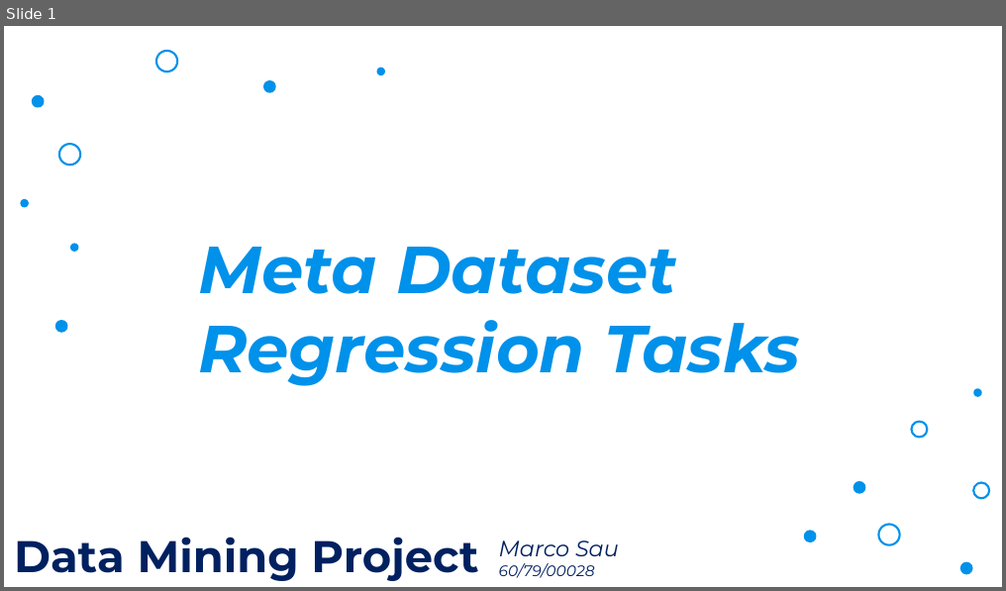
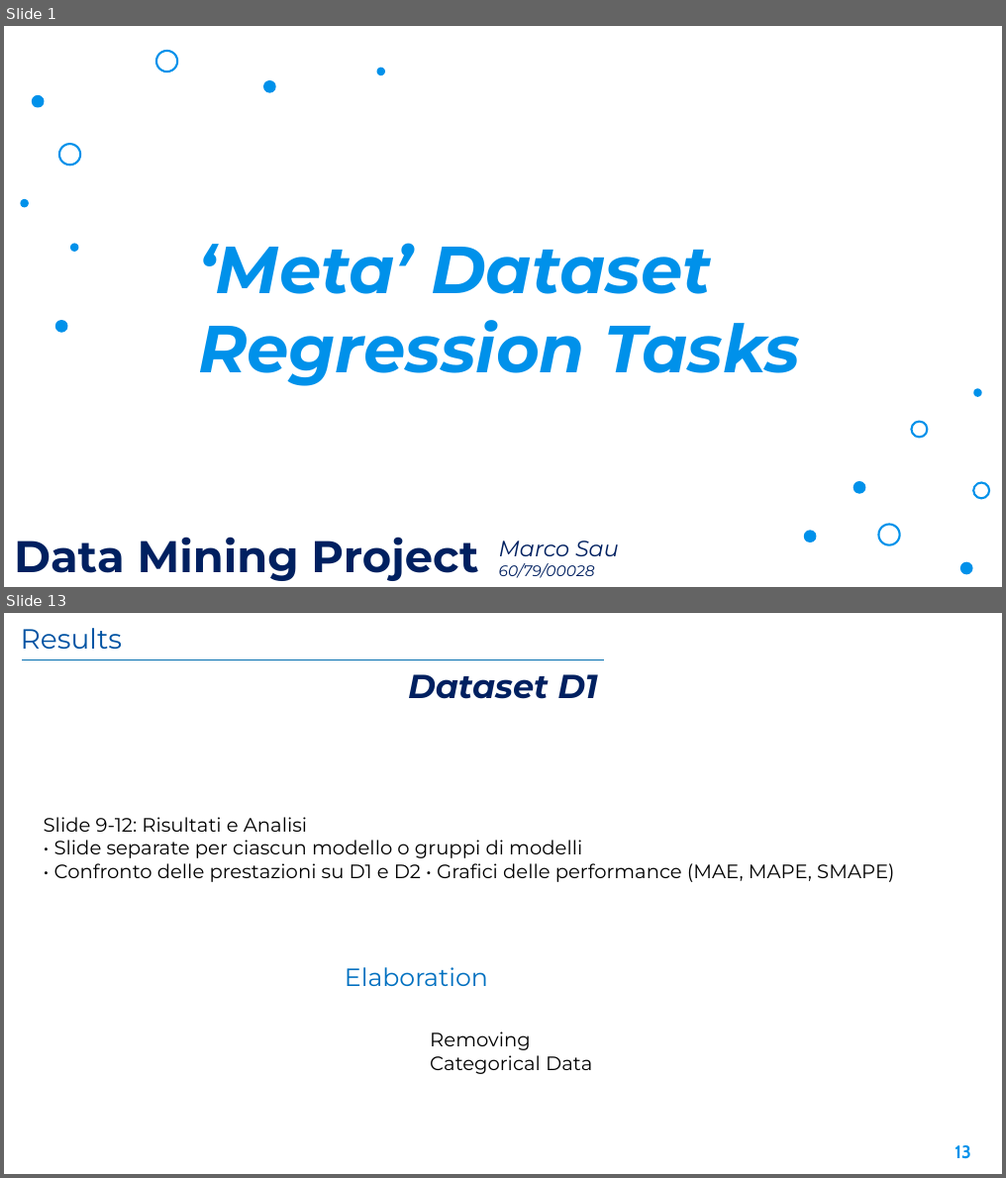
Before and after one commit to Marco-Sau/Meta-Dataset-Regression, a slide deck: Docs/Presentation.pptx. Shown one above the other, each under a label of ours: slide 1 before the commit, slides 1 and 13 after it; the slides between them are not shown. The pictures are 1006x591 and 1006x1178 pixels, drawn with LibreOffice and Linux fonts; fonts in the diff are those of the drawing; background and template pictures are left out. Boxes give left, top, right and bottom in pixels: in the first picture for what was removed or moved away, otherwise in the second. Text is boxed around its words. In the diff, an @@ line names an element or a change of style, - is before the commit and + after.

```diff
--- a/Docs/Presentation.pptx
+++ b/Docs/Presentation.pptx
@@ slide 13 added at (4,613,1002,1174), background picture (left out) @@
@@ text added at (21,628,122,649), 20 pt, text #0053A3 @@
+Results
@@ line added from (22, 660) to (604, 660), #92D050 0.75 pt @@
@@ text added at (408,674,598,699), 24 pt, text #002060, bold, italic @@
+Dataset D1
@@ text added at (44,817,894,882), 14 pt, text #000000 @@
+Slide 9-12: Risultati e Analisi
+• Slide separate per ciascun modello o gruppi di modelli
+• Confronto delle prestazioni su D1 e D2 • Grafici delle performance (MAE, MAPE, SMAPE)
@@ text added at (345,967,488,986), 18 pt, text #0070C0 @@
+Elaboration
@@ text added at (430,1032,592,1074), 14 pt, text #000000 @@
+Removing Categorical Data
@@ page number added at (954,1146,970,1159), 13 pt, text #0091EA, bold @@
+13
@@ slide 1 changed as well @@
@@ text at (198,243,711,294): text changed @@
-Meta Dataset
+‘Meta’ Dataset
```
Also in this commit, not shown: 1 other slide changed, 15 other slides added, 15 slides removed, 1 other file.
